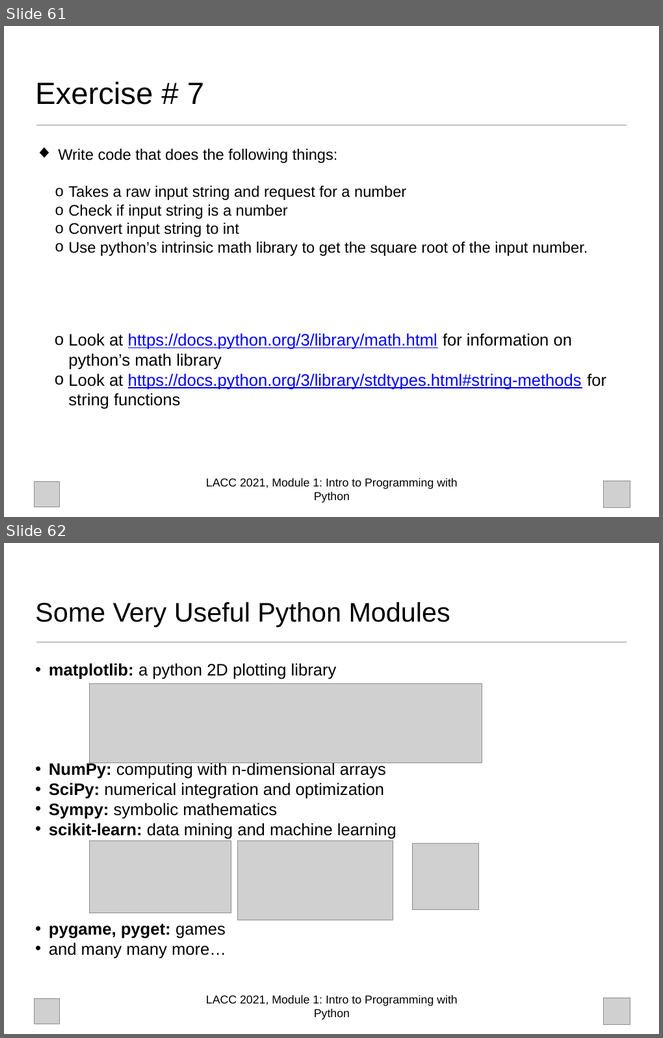
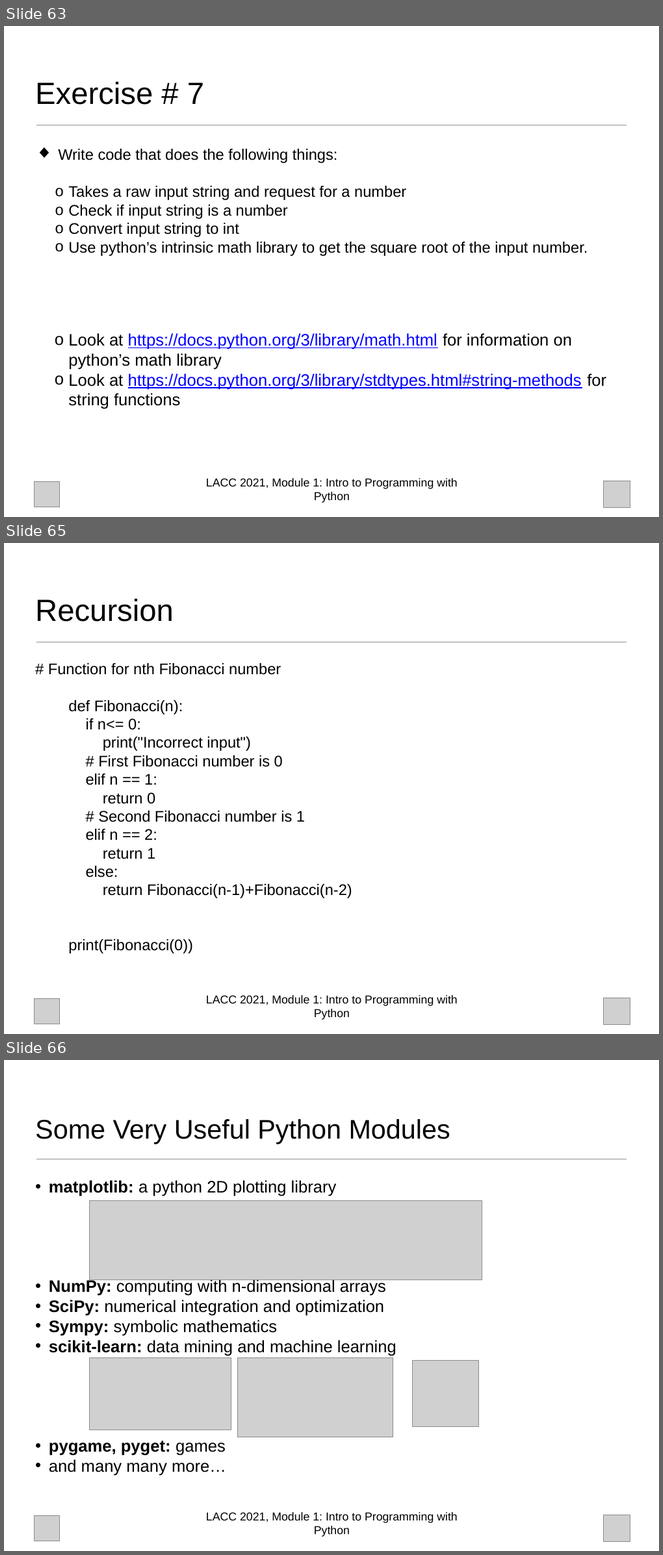
Before and after one commit to UCLA-LACC-21/M1-Welcome-Intro_to_Python, a slide deck: Introduction to Programming in Python 2021.pptx. Shown one above the other, each under a label of ours: slides 61 and 62 before the commit, slides 63, 65 and 66 after it; the slides between them are not shown. The pictures are 663x1038 and 663x1555 pixels, drawn with LibreOffice and Linux fonts; fonts in the diff are those of the drawing; grey boxes stand for pictures; background and template pictures are left out. Boxes give left, top, right and bottom in pixels: in the first picture for what was removed or moved away, otherwise in the second. Text is boxed around its words. In the diff, an @@ line names an element or a change of style, - is before the commit and + after.

```diff
--- a/Introduction to Programming in Python 2021.pptx
+++ b/Introduction to Programming in Python 2021.pptx
@@ slide 65 added at <box>4,543,659,1034</box>, background #FFFFFF; not listed: 1 template element that a slide beside it also shows @@
@@ title added at <box>35,598,174,622</box>, 48 pt, text #000000 @@
+Recursion
@@ line added from (36, 642) to (627, 642), #9A9A9A 1 pt @@
@@ text added at <box>48,663,352,954</box>, 24 pt, text #000000 @@
+# Function for nth Fibonacci number
+def Fibonacci(n):
+if n<= 0:
+print("Incorrect input")
+# First Fibonacci number is 0
+elif n == 1:
+return 0
+# Second Fibonacci number is 1
+elif n == 2:
+return 1
+else:
+return Fibonacci(n-1)+Fibonacci(n-2)
+print(Fibonacci(0))
@@ picture added at <box>34,999,59,1025</box> @@
@@ picture added at <box>603,998,630,1025</box> @@
@@ what was slide 61 is now slide 63 @@
@@ what was slide 62 is now slide 66 @@
```
Also in this commit, not shown: 2 slides changed, 3 other slides added.
